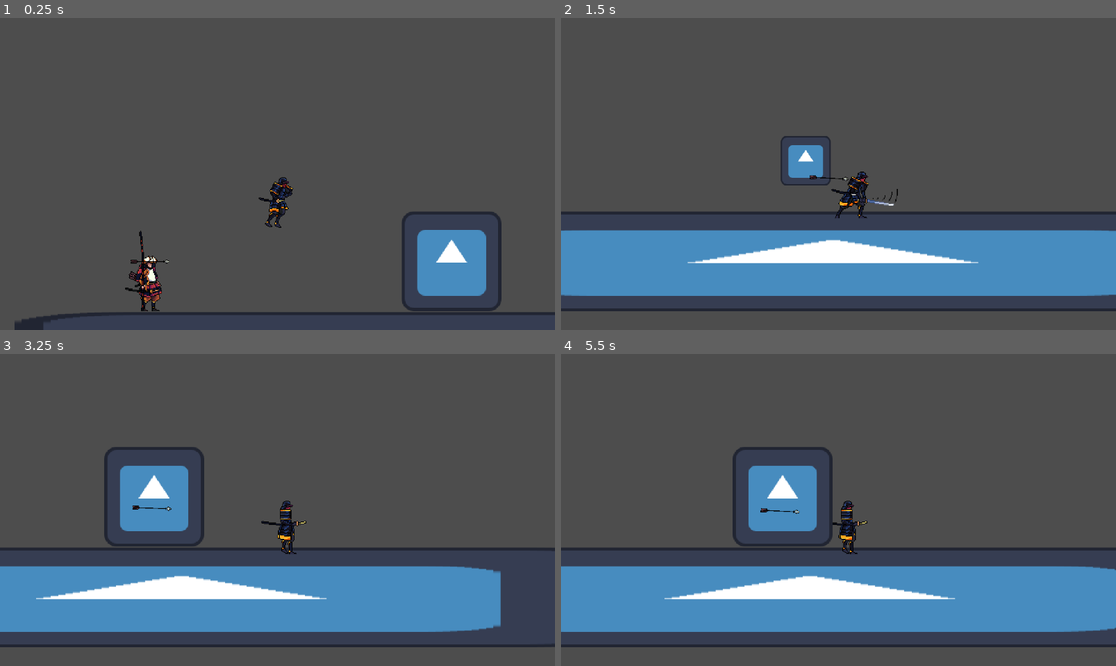
Above: before the commit, frames 1-4 (two rows, left to right).
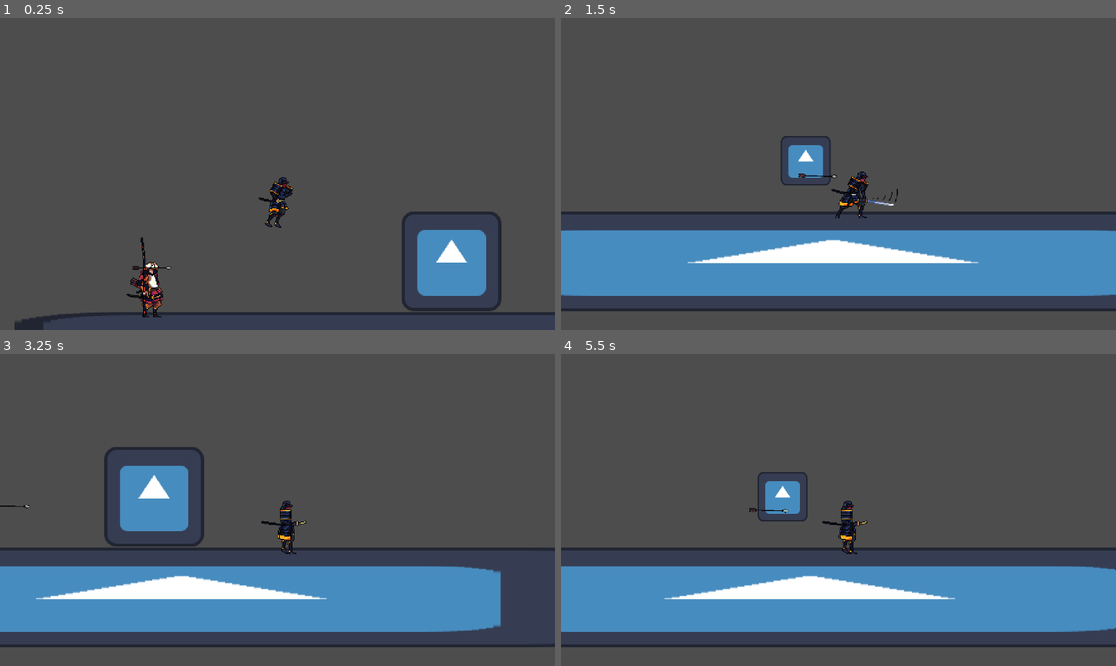
Above: after the commit, the same moments.

Repository: big-man-brendan/game-assesment
Game: Godot game, scene res://Scenes/platform.tscn
Two runs of this game, one before a commit and one after it. Both use one fixed random seed, a clock stepped at 60 frames per second and the inputs below. The engine's default icon, where the game draws it, is replaced by a stand-in: a white triangle on a blue panel in a dark square.
Inputs:
- Up to frame 1 (0.25 s): no input
- Up to frame 2 (1.5 s): tap Enter (ui_accept) at 0.5, 0.6, 0.77, 1.07 s; hold Right (ui_right) from 0.53 s (still down); tap X (Melee) at 1.35 s
- Up to frame 3 (3.25 s): tap Enter (ui_accept) at 1.52, 1.55, 1.82, 2.3, 2.85, 3.02 s; release Right (ui_right) at 2.03 s; hold Left (ui_left) 2.03-2.78 s; hold C (dash) 2.03-2.78 s; hold Right (ui_right) from 2.78 s (still down)
- Up to frame 4 (5.5 s): tap Enter (ui_accept) at 3.32, 3.77, 3.8, 4.07, 4.52, 4.55, 4.82, 5.1 s; tap X (Melee) at 3.6 s; release Right (ui_right) at 4.28 s; hold Left (ui_left) 4.28-5.03 s; tap C (dash) at 4.35 s; hold Right (ui_right) from 5.03 s (still down)

The runs differ from the first frame. In frame 1, 0.8% of the frame differs, in the area x 22-31%, y 68-96%; in frame 2, less than 0.1%; in frame 3, less than 0.1%; in frame 4, 2.8%, in the area x 30-49%, y 29-62%.

Commit message:
Worked on the arrow for a bit and some other stuff but didint work that well but whatever

Diff:
--- /dev/null
+++ b/Scenes/arrow.tscn
@@ -0,0 +1,17 @@
+[gd_scene format=3 uid="uid://bghob6cv5cav5"]
+
+[ext_resource type="Texture2D" uid="uid://blg2n4jxd56hy" path="res://Assets/Art/Samurai_assets/Samurai_Archer/Arrow.png" id="1_2u0bd"]
+
+[sub_resource type="RectangleShape2D" id="RectangleShape2D_h5x2m"]
+size = Vector2(50, 5)
+
+[node name="Arrow" type="Area2D" unique_id=1580336294]
+collision_layer = 255
+collision_mask = 255
+
+[node name="Sprite2D" type="Sprite2D" parent="." unique_id=989159614]
+texture = ExtResource("1_2u0bd")
+
+[node name="CollisionShape2D" type="CollisionShape2D" parent="." unique_id=1315849726]
+position = Vector2(2, 0.5)
+shape = SubResource("RectangleShape2D_h5x2m")
--- a/Scenes/charectir.tscn
+++ b/Scenes/charectir.tscn
@@ -266,9 +266,11 @@
 [sub_resource type="RectangleShape2D" id="RectangleShape2D_42rvy"]
 size = Vector2(39.5, 52)
 
+[sub_resource type="RectangleShape2D" id="RectangleShape2D_cbtoo"]
+size = Vector2(31, 64)
+
 [node name="Charectir" type="CharacterBody2D" unique_id=579283918]
 collision_layer = 16
-collision_mask = 17
 script = ExtResource("1_gmkxy")
 
 [node name="CollisionShape2D" type="CollisionShape2D" parent="." unique_id=1842387509]
@@ -304,6 +306,17 @@
 position = Vector2(39.25, 0)
 shape = SubResource("RectangleShape2D_42rvy")
 
+[node name="Hurt_box" type="Area2D" parent="." unique_id=40666505]
+collision_layer = 16
+collision_mask = 16
+
+[node name="CollisionShape2D" type="CollisionShape2D" parent="Hurt_box" unique_id=417244682]
+modulate = Color(1, 0.35708958, 0.5696613, 1)
+self_modulate = Color(0.9843137, 0, 0, 1)
+position = Vector2(1, 23)
+shape = SubResource("RectangleShape2D_cbtoo")
+
 [connection signal="timeout" from="DashTimer" to="." method="_on_dash_timer_timeout"]
 [connection signal="timeout" from="DashOnFloorTimer" to="." method="_on_dash_on_floor_timer_timeout"]
 [connection signal="timeout" from="AttackTimer" to="." method="_on_attack_timer_timeout"]
+[connection signal="area_entered" from="Hurt_box" to="." method="_on_hurt_box_area_entered"]
--- a/Scenes/platform.tscn
+++ b/Scenes/platform.tscn
@@ -31,4 +31,4 @@
 position = Vector2(543, 425)
 
 [node name="SamuraiArcher" parent="." unique_id=163221639 instance=ExtResource("4_mlqre")]
-position = Vector2(155, 425)
+position = Vector2(157, 343)
--- a/Scenes/samurai_archer.tscn
+++ b/Scenes/samurai_archer.tscn
@@ -2,10 +2,9 @@
 
 [ext_resource type="Script" uid="uid://ccj8v4jeqirqp" path="res://Scripts/samurai_archer.gd" id="1_jrs1t"]
 [ext_resource type="Texture2D" uid="uid://c25gbr3mb0u5c" path="res://Assets/Art/Samurai_assets/Samurai_Archer/Idle.png" id="1_s5sxu"]
-[ext_resource type="Script" uid="uid://db2vodl5sxle3" path="res://Scripts/arrow.gd" id="3_5i8wk"]
-[ext_resource type="Texture2D" uid="uid://blg2n4jxd56hy" path="res://Assets/Art/Samurai_assets/Samurai_Archer/Arrow.png" id="3_mwydd"]
+[ext_resource type="PackedScene" uid="uid://bghob6cv5cav5" path="res://Scenes/arrow.tscn" id="3_mwydd"]
 
-[sub_resource type="RectangleShape2D" id="RectangleShape2D_s5sxu"]
+[sub_resource type="RectangleShape2D" id="RectangleShape2D_mwydd"]
 size = Vector2(40, 72)
 
 [sub_resource type="AtlasTexture" id="AtlasTexture_jrs1t"]
@@ -79,35 +78,16 @@
 "speed": 5.0
 }]
 
-[sub_resource type="RectangleShape2D" id="RectangleShape2D_5i8wk"]
-size = Vector2(50, 5)
-
-[node name="Samurai Archer" type="Area2D" unique_id=2048810974]
-collision_layer = 2
-collision_mask = 2
+[node name="SamuraiArcher" type="CharacterBody2D" unique_id=1149255365]
 script = ExtResource("1_jrs1t")
 
-[node name="HitBox" type="CollisionShape2D" parent="." unique_id=1624374806]
+[node name="HitBox" type="CollisionShape2D" parent="." unique_id=1377003737]
 position = Vector2(1, 28)
-shape = SubResource("RectangleShape2D_s5sxu")
+shape = SubResource("RectangleShape2D_mwydd")
 
-[node name="AnimatedSprite2D" type="AnimatedSprite2D" parent="." unique_id=2055933151]
-sprite_frames = SubResource("SpriteFrames_mwydd")
+[node name="AnimatedSprite2D" type="AnimatedSprite2D" parent="." unique_id=1915307640]
+sprite_frames = SubResource("SpriteFrames_5i8wk")
 animation = &"Idle"
 
-[node name="Arrow" type="Area2D" parent="." unique_id=250869897]
-collision_layer = 17
-collision_mask = 17
-script = ExtResource("3_5i8wk")
-
-[node name="Sprite2D" type="Sprite2D" parent="Arrow" unique_id=987374952]
-texture = ExtResource("3_mwydd")
-
-[node name="CollisionShape2D" type="CollisionShape2D" parent="Arrow" unique_id=204137406]
-position = Vector2(2, 0.5)
-shape = SubResource("RectangleShape2D_5i8wk")
-
-[node name="TimeOutTimer" type="Timer" parent="Arrow" unique_id=626107035]
-
-[connection signal="shoot" from="." to="Arrow" method="_on_samurai_archer_shoot"]
-[connection signal="area_entered" from="Arrow" to="Arrow" method="_on_area_entered"]
+[node name="Arrow" parent="." unique_id=1580336294 instance=ExtResource("3_mwydd")]
+collision_mask = 253
--- a/Scripts/arrow.gd
+++ b/Scripts/arrow.gd
@@ -11,12 +11,17 @@
 # Called every frame. 'delta' is the elapsed time since the previous frame.
 func _process(delta: float) -> void:
 
+
 	if shooting:
 		position += direction * speed * delta
 
 
+	if Input.is_action_just_pressed("ui_accept"):
+		shoot()
 
-func _on_samurai_archer_shoot() -> void:
+
+func shoot() -> void:
+
 	position = Vector2(0,0)
 	direction = ($"../../Charectir".global_position - global_position).normalized()
 	rotation = direction.angle()
@@ -27,4 +32,5 @@
 func _on_area_entered(area: Area2D) -> void:
 
 	shooting = false
+	print("Area_entered")
 	position.x = 100000
--- a/Scripts/character_body_2d.gd
+++ b/Scripts/character_body_2d.gd
@@ -168,3 +168,8 @@
 	await get_tree().physics_frame
 
 	print("stopped attacking")
+
+
+
+func _on_hurt_box_area_entered(area: Area2D) -> void:
+	print("HIT HIT")
--- a/Scripts/samurai_archer.gd
+++ b/Scripts/samurai_archer.gd
@@ -1,7 +1,10 @@
-extends Area2D
+extends CharacterBody2D
 
 
-signal shoot
+
+var shooting = false
+var arrow_speed = 1000
+var direction = 0
 # Called when the node enters the scene tree for the first time.
 func _ready() -> void:
 	pass # Replace with function body.
@@ -13,15 +16,52 @@
 func _process(delta: float) -> void:
 
 
+	if !is_on_floor():
+		velocity = get_gravity()
 
 
+
+
+
+	if shooting:
+
+		$Arrow.position += direction * arrow_speed * delta
+
 	if position.distance_to($"../Charectir".position) < 500:
-		print("In side")
+		pass
 
 		if Input.is_action_just_pressed("ui_accept"):
-			emit_signal("shoot")
+			shoot()
 
 		if position.distance_to($"../Charectir".position) < 200:
-			print("Really inside")
+			pass
 	else:
-		print("outside")
+		pass
+
+	move_and_slide()
+
+func shoot():
+
+	$Arrow.position = Vector2(0,0)
+	direction = ($"../Charectir".global_position - global_position).normalized()
+	$Arrow.rotation = direction.angle()
+	shooting = true
+
+
+func _on_samurai_archer_shoot() -> void:
+	position = Vector2(0,0)
+	direction = ($"../../Charectir".global_position - global_position).normalized()
+	rotation = direction.angle()
+	shooting = true
+
+
+
+func _on_area_entered(area: Area2D) -> void:
+	pass
+
+
+func _on_arrow_area_entered(area: Area2D) -> void:
+
+	shooting = false
+	print("Area_entered")
+	$Arrow.position.x = 100000
--- a/project.godot
+++ b/project.godot
@@ -69,6 +69,12 @@
 ]
 }
 
+[layer_names]
+
+2d_physics/layer_1="Walls  and floor"
+2d_physics/layer_2="Enemy HurtBox"
+2d_physics/layer_5="Player hurtbox"
+
 [physics]
 
 3d/physics_engine="Jolt Physics"
Not shown: 1 places in Scenes/samurai_archer.tscn that only renumber resources
